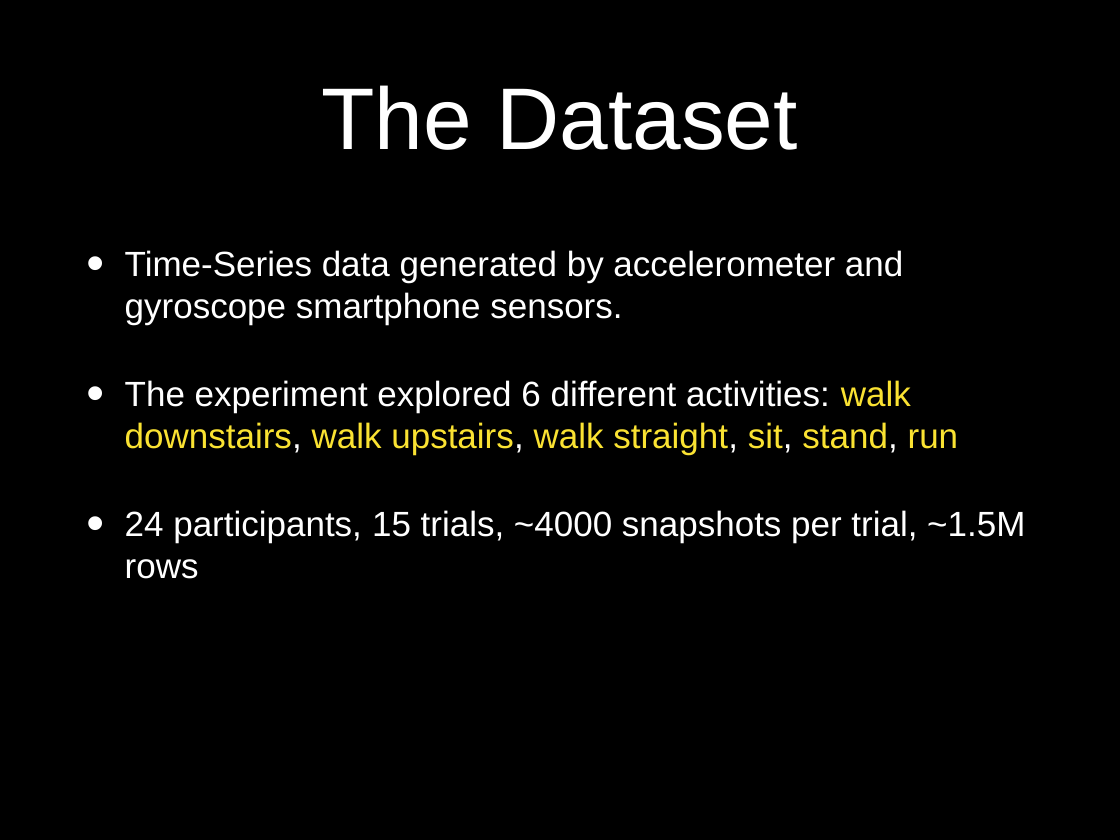
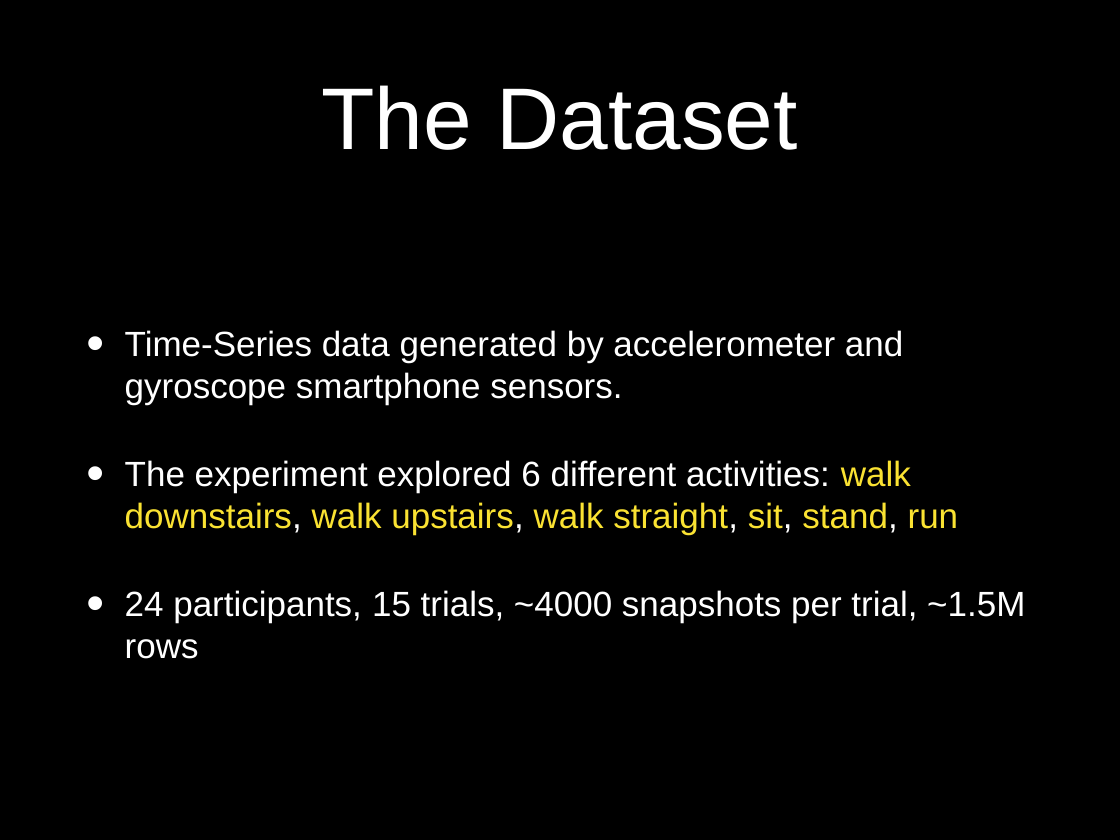
Before and after one commit to idocal/motionsense, a slide deck: slide 4 of MotionSenese/presentations/Presentation2.pptx (slide 3 before the commit). Drawn at 1120x840 pixels with LibreOffice and Linux fonts; fonts in the diff are those of the drawing; background and template pictures are left out. Boxes give left, top, right and bottom in pixels: in the first picture for what was removed or moved away, otherwise in the second. Text is boxed around its words. In the diff, an @@ line names an element or a change of style, - is before the commit and + after.

```diff
--- a/MotionSenese/presentations/Presentation2.pptx
+++ b/MotionSenese/presentations/Presentation2.pptx
@@ text "Time-Series data generated by accelerometer ...": place and size @@
-text "Time-Series data generated by accelerometer ..." at (125, 250, 1025, 579)
+text "Time-Series data generated by accelerometer ..." at (125, 330, 1025, 659)
```
Also in this commit, not shown: 6 other slides changed, 6 slides added, 4 slides removed, 3 other files.
